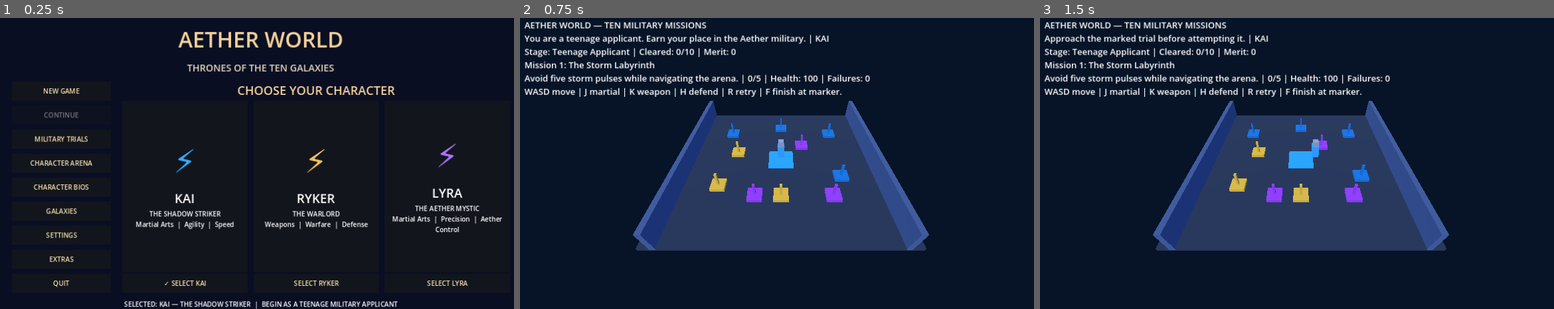
Above: before the commit, frames 1-3 (left to right).
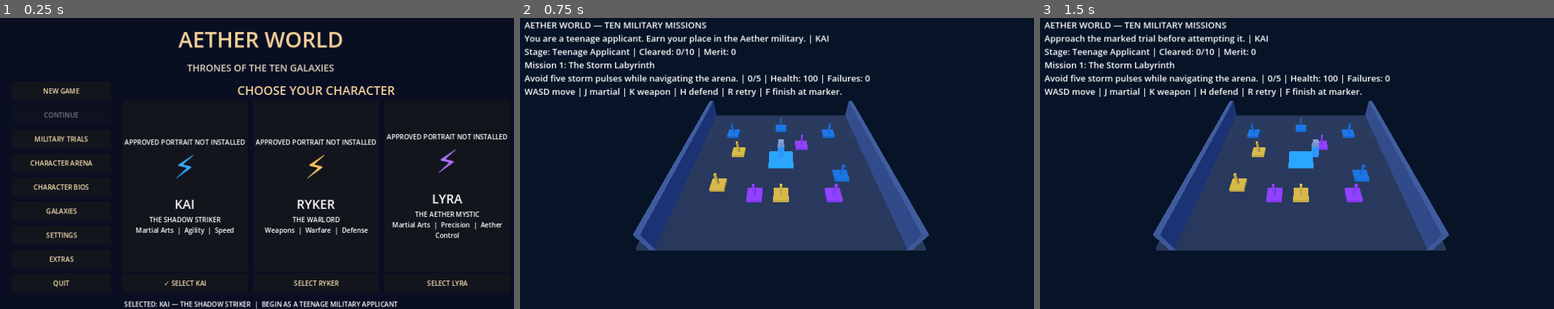
Above: after the commit, the same moments.

Repository: bashamcaleb530-hub/Aeryvex-Pro
Game: Godot game, scene res://AetherWorldMenu.tscn
The game is run twice, just before and just after one commit, with the same random seed, the same clock (stepped at 60 frames per second) and the same inputs.
Inputs:
- Up to frame 1 (0.25 s): no input
- Up to frame 2 (0.75 s): click "NEW GAME" at 0.5 s
- Up to frame 3 (1.5 s): tap Enter at 1.25 s; hold Right from 1.28 s (still down); tap F at 1.35 s

The runs differ from the first frame. In frame 1, 4.2% of the frame differs, in the area x 24-99%, y 39-76%; in frame 2, nothing differs; in frame 3, nothing differs.

Commit message:
Display exact approved hero portraits when installed; explicitly flag missing artwork instead of passing off placeholders

Diff:
--- a/original_game/AetherWorldMenu.gd
+++ b/original_game/AetherWorldMenu.gd
@@ -130,7 +130,22 @@
         var inner := VBoxContainer.new()
         inner.alignment = BoxContainer.ALIGNMENT_CENTER
         card.add_child(inner)
+        var portrait_path := "res://approved_heroes/%s.png" % hero["id"]
+        if ResourceLoader.exists(portrait_path):
+            var portrait := TextureRect.new()
+            portrait.texture = load(portrait_path)
+            portrait.expand_mode = TextureRect.EXPAND_IGNORE_SIZE
+            portrait.stretch_mode = TextureRect.STRETCH_KEEP_ASPECT_CENTERED
+            portrait.custom_minimum_size = Vector2(170, 180)
+            inner.add_child(portrait)
+        else:
+            var missing := Label.new()
+            missing.text = "APPROVED PORTRAIT NOT INSTALLED"
+            missing.horizontal_alignment = HORIZONTAL_ALIGNMENT_CENTER
+            missing.autowrap_mode = TextServer.AUTOWRAP_WORD_SMART
+            inner.add_child(missing)
         var sigil := Label.new()
+        sigil.visible = not ResourceLoader.exists(portrait_path)
         sigil.text = "⚡"
         sigil.horizontal_alignment = HORIZONTAL_ALIGNMENT_CENTER
         sigil.add_theme_font_size_override("font_size",78)
